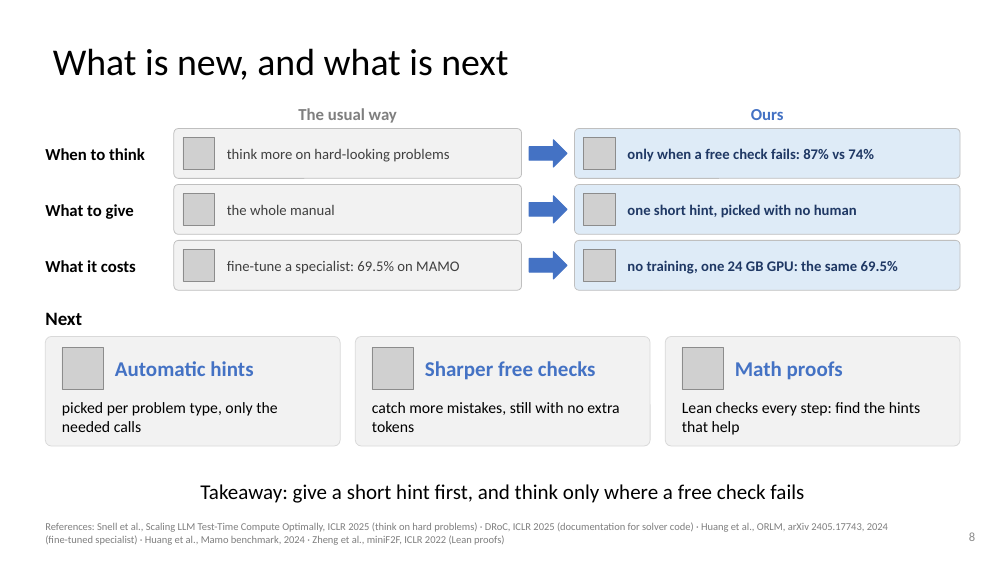
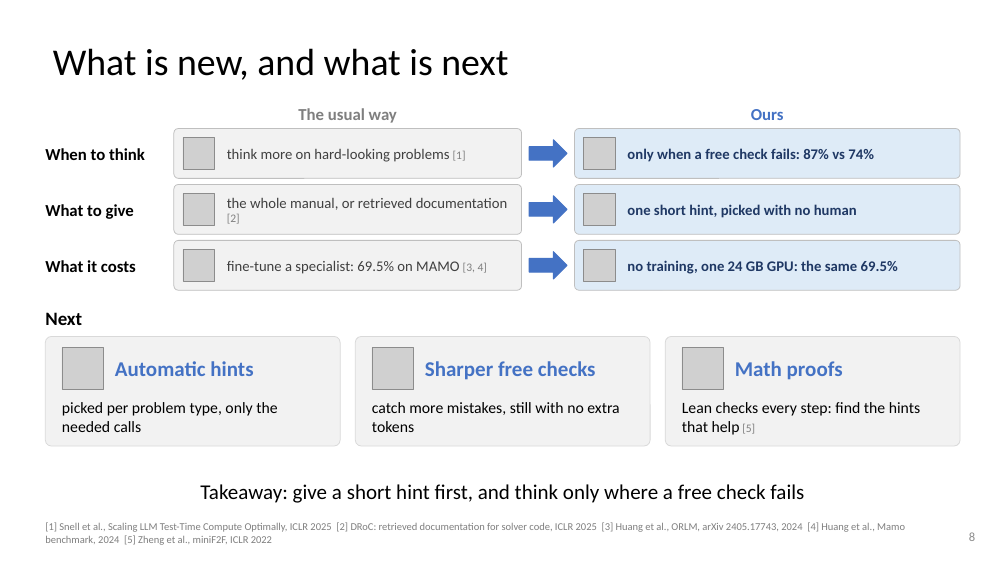
Before and after one commit to dlwns147/CSED490E_Project_Team5, a slide deck: slide 8 of Proposal_Team5.pptx. Drawn at 1008x567 pixels with LibreOffice and Linux fonts; fonts in the diff are those of the drawing; grey boxes stand for pictures. Boxes give left, top, right and bottom in pixels: in the first picture for what was removed or moved away, otherwise in the second. Text is boxed around its words. In the diff, an @@ line names an element or a change of style, - is before the commit and + after.

```diff
--- a/Proposal_Team5.pptx
+++ b/Proposal_Team5.pptx
@@ text at (227,149,466,162): text changed @@
-think more on hard-looking problems
+think more on hard-looking problems [1]
@@ text at (227,198,507,224): text changed @@
-the whole manual
+the whole manual, or retrieved documentation [2]
@@ text at (227,261,487,274): text changed @@
-fine-tune a specialist: 69.5% on MAMO
+fine-tune a specialist: 69.5% on MAMO [3, 4]
@@ text at (682,402,920,435): text changed @@
-Lean checks every step: find the hints that help
+Lean checks every step: find the hints that help [5]
@@ text at (45,522,905,545): text changed @@
-References: Snell et al., Scaling LLM Test-Time Compute Optimally, ICLR 2025 (think on hard problems) · DRoC, ICLR 2025 (documentation for solver code) · Huang et al., ORLM, arXiv 2405.17743, 2024 (fine-tuned specialist) · Huang et al., Mamo benchmark, 2024 · Zheng et al., miniF2F, ICLR 2022 (Lean proofs)
+[1] Snell et al., Scaling LLM Test-Time Compute Optimally, ICLR 2025 [2] DRoC: retrieved documentation for solver code, ICLR 2025 [3] Huang et al., ORLM, arXiv 2405.17743, 2024 [4] Huang et al., Mamo benchmark, 2024 [5] Zheng et al., miniF2F, ICLR 2022
```
Also in this commit, not shown: 3 other files.
